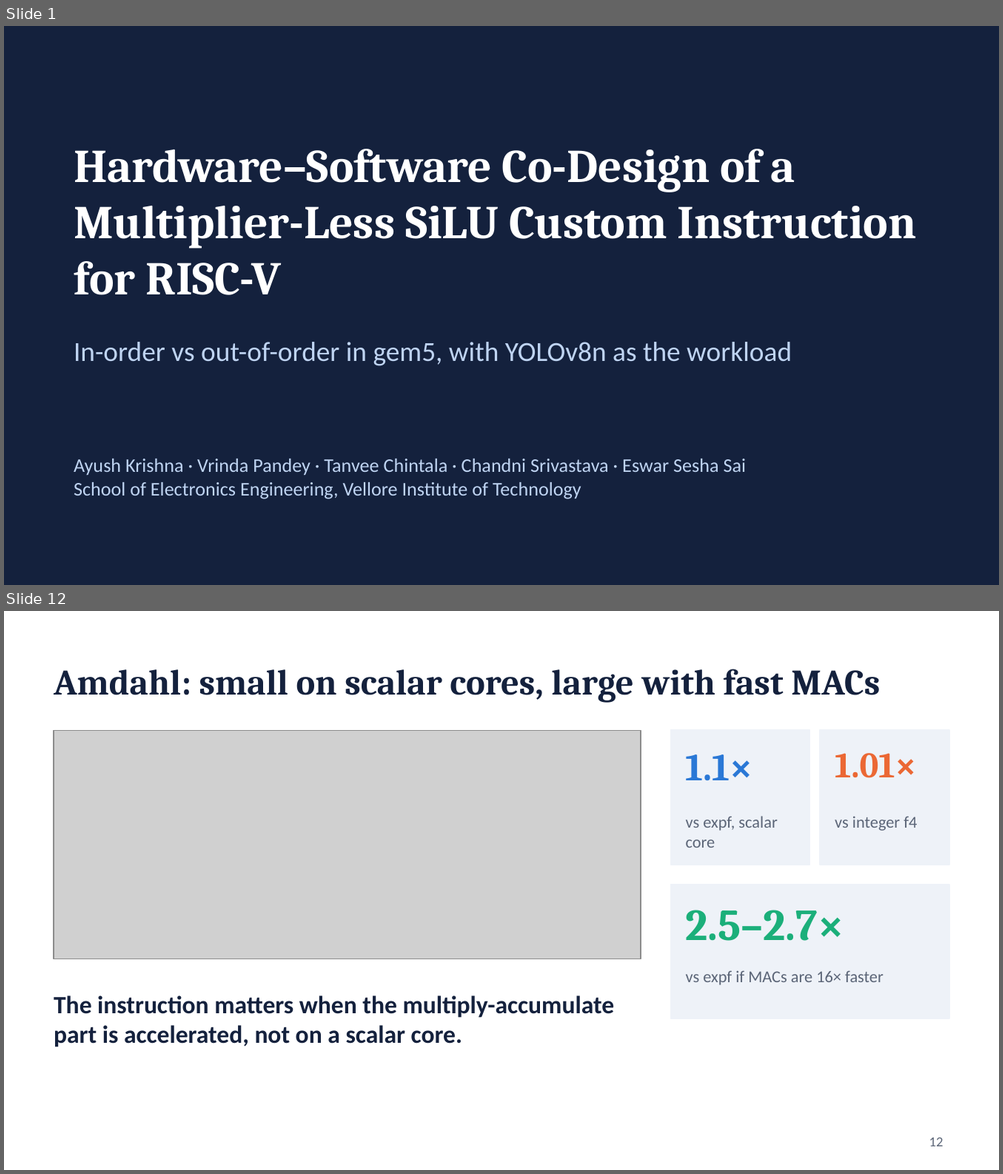
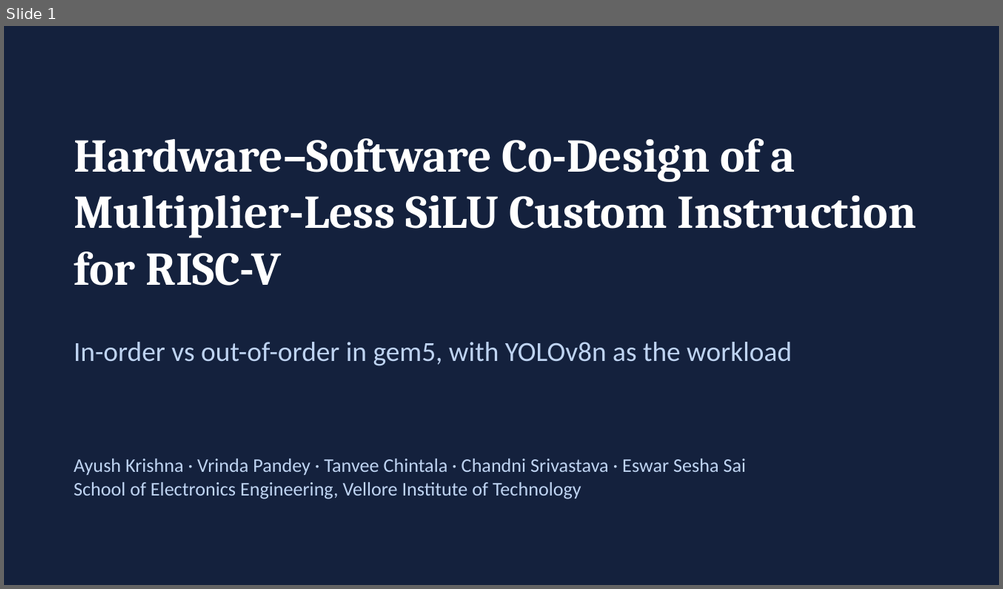
Before and after one commit to normie2099/SiLU-Architecture, a slide deck: results/slides/SiLU_class_presentation.pptx. Shown one above the other, each under a label of ours: slides 1 and 12 before the commit, slide 1 after it; the slides between them are not shown. The pictures are 1003x1174 and 1003x589 pixels, drawn with LibreOffice and Linux fonts; fonts in the diff are those of the drawing; grey boxes stand for pictures. Boxes give left, top, right and bottom in pixels: in the first picture for what was removed or moved away, otherwise in the second. Text is boxed around its words. In the diff, an @@ line names an element or a change of style, - is before the commit and + after.

Commit message:
Slides: full 19-slide deck with all figures and method explanations

```diff
--- a/results/slides/SiLU_class_presentation.pptx
+++ b/results/slides/SiLU_class_presentation.pptx
@@ slide 12 removed at [4,611,999,1170], background #FFFFFF @@
@@ title removed at [54,669,879,703] @@
-Amdahl: small on scalar cores, large with fast MACs
@@ picture removed at [54,730,640,959] @@
@@ rectangle removed at [670,730,810,865] @@
@@ rectangle removed at [819,730,949,865] @@
@@ text removed at [686,755,753,780] @@
-1.1×
@@ text removed at [834,753,916,778] @@
-1.01×
@@ text removed at [686,816,777,848] @@
-vs expf, scalar core
@@ text removed at [834,816,916,831] @@
-vs integer f4
@@ rectangle removed at [670,885,949,1019] @@
@@ text removed at [686,910,844,941] @@
-2.5–2.7×
@@ text removed at [686,971,883,985] @@
-vs expf if MACs are 16× faster
@@ text removed at [54,996,614,1048] @@
-The instruction matters when the multiply-accumulate part is accelerated, not on a scalar core.
@@ page number removed at [929,1138,943,1147] @@
-12
@@ slide 1 changed as well @@
@@ text "Hardware–Software Co-Design of a Multiplier-Less ...": place and size @@
-text "Hardware–Software Co-Design of a Multiplier-Less ..." at [74,149,916,295]
+text "Hardware–Software Co-Design of a Multiplier-Less ..." at [74,138,916,286]
```
Also in this commit, not shown: 5 other slides changed, 13 slides added, 6 other slides removed, 1 other file.
